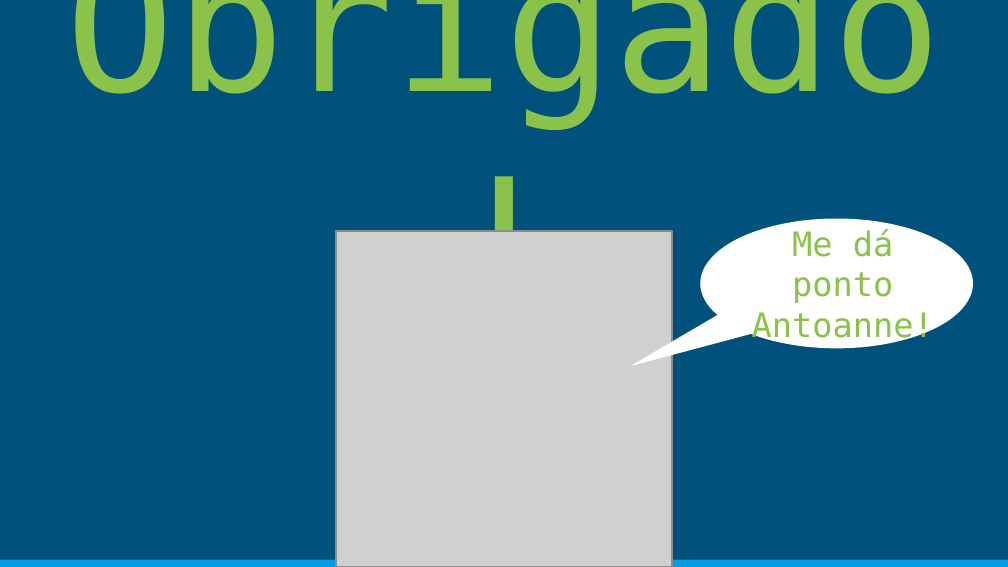
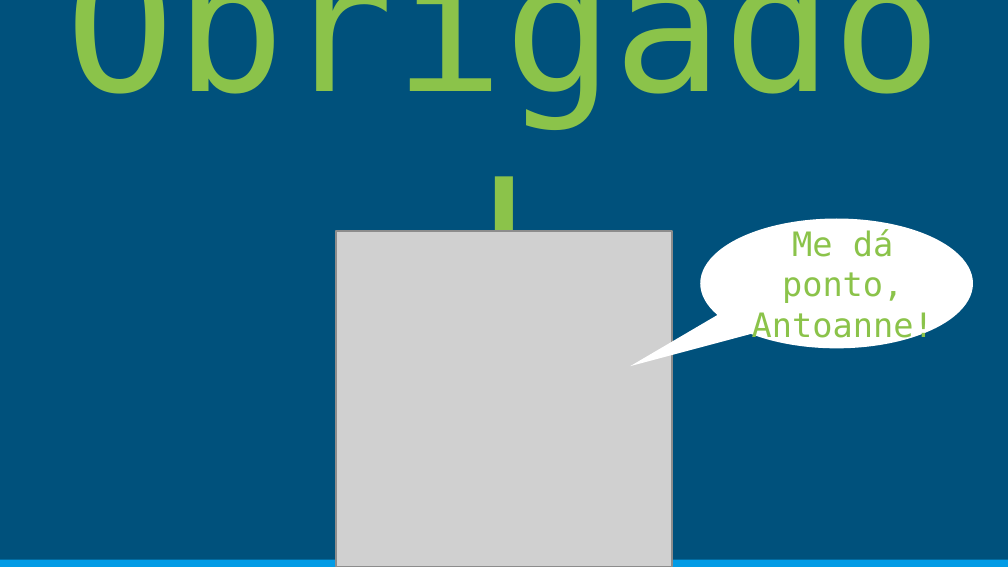
Before and after one commit to erick499/NAVE-2016-DesignPatterns, a slide deck: slide 13 of Structural/Flyweight/Flyweight.pptx. Drawn at 1008x567 pixels with LibreOffice and Linux fonts; fonts in the diff are those of the drawing; grey boxes stand for pictures. Boxes give left, top, right and bottom in pixels: in the first picture for what was removed or moved away, otherwise in the second. Text is boxed around its words. In the diff, an @@ line names an element or a change of style, - is before the commit and + after.

```diff
--- a/Structural/Flyweight/Flyweight.pptx
+++ b/Structural/Flyweight/Flyweight.pptx
@@ title at [752,229,934,344]: text changed @@
-Me dá ponto Antoanne!
+Me dá ponto, Antoanne!
```
Also in this commit, not shown: 1 other slide changed.
